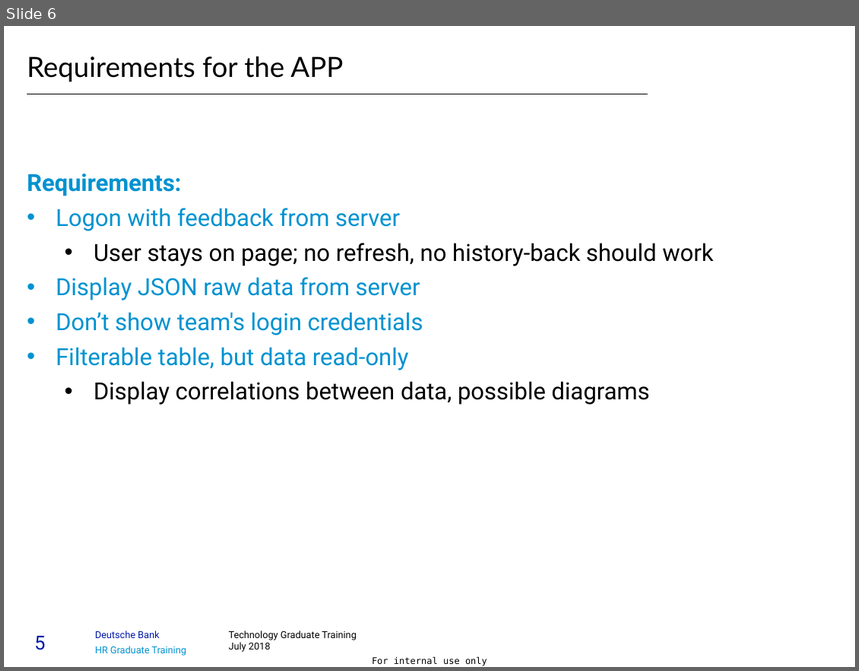
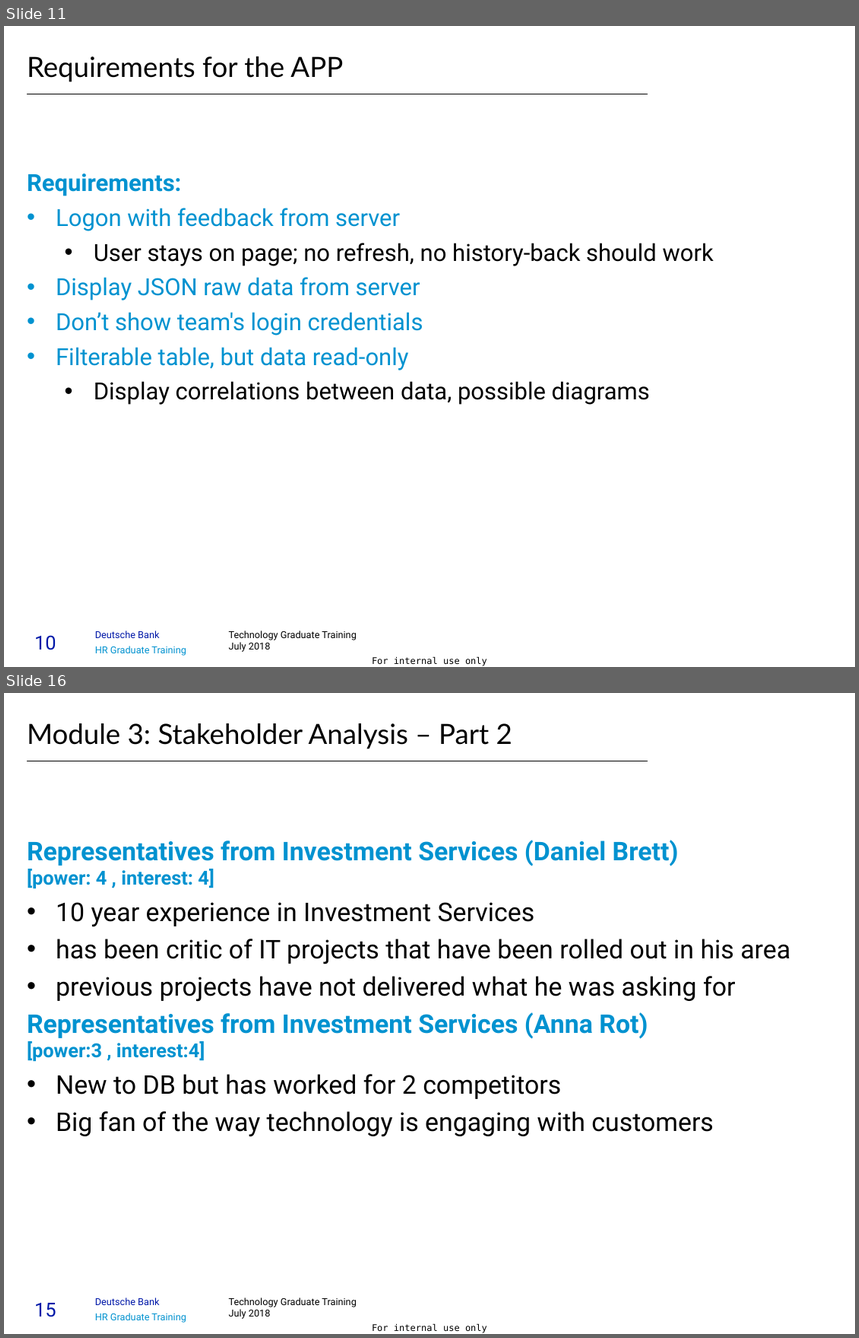
Before and after one commit to timurbaev1996/case_study, a slide deck: business/FinalPresentationGroupC1_1.pptx. Shown one above the other, each under a label of ours: slide 6 before the commit, slides 11 and 16 after it; the slides between them are not shown. The pictures are 859x671 and 859x1338 pixels, drawn with LibreOffice and Linux fonts; fonts in the diff are those of the drawing. Boxes give left, top, right and bottom in pixels: in the first picture for what was removed or moved away, otherwise in the second. Text is boxed around its words. In the diff, an @@ line names an element or a change of style, - is before the commit and + after.

```diff
--- a/business/FinalPresentationGroupC1_1.pptx
+++ b/business/FinalPresentationGroupC1_1.pptx
@@ slide 16 added at [4,693,855,1334], background #FFFFFF; not listed: 5 template elements that a slide beside it also shows @@
@@ title added at [27,723,512,749], 26 pt, text #000000 @@
+Module 3: Stakeholder Analysis – Part 2
@@ line added from (27, 761) to (648, 761), #000000 1 pt @@
@@ text added at [27,840,791,1137], 24 pt, text #000000 @@
+Representatives from Investment Services (Daniel Brett)
+[power: 4 , interest: 4]
+  • 10 year experience in Investment Services
+  • has been critic of IT projects that have been rolled out in his area
+  • previous projects have not delivered what he was asking for
+Representatives from Investment Services (Anna Rot)
+[power:3 , interest:4]
+  • New to DB but has worked for 2 competitors
+  • Big fan of the way technology is engaging with customers
@@ what was slide 6 is now slide 11 @@
@@ page number at [34,635,56,650]: text changed @@
-5
+10
```
Also in this commit, not shown: 6 slides changed, 10 other slides added, 2 slides removed, 3 other files.
